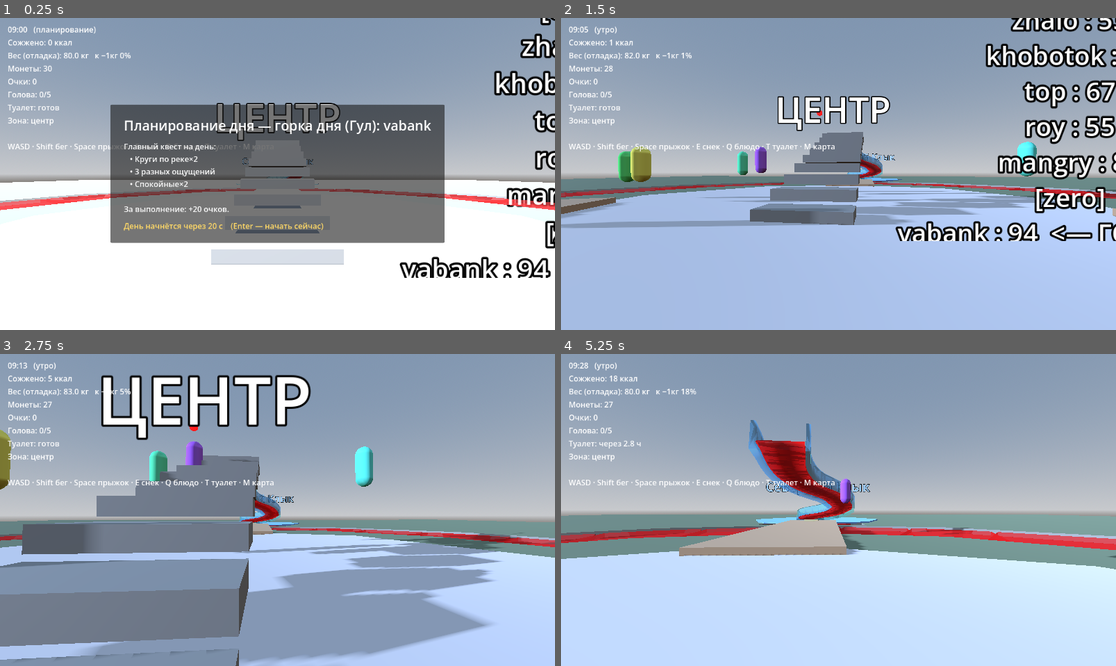
Above: before the commit, frames 1-4 (two rows, left to right).
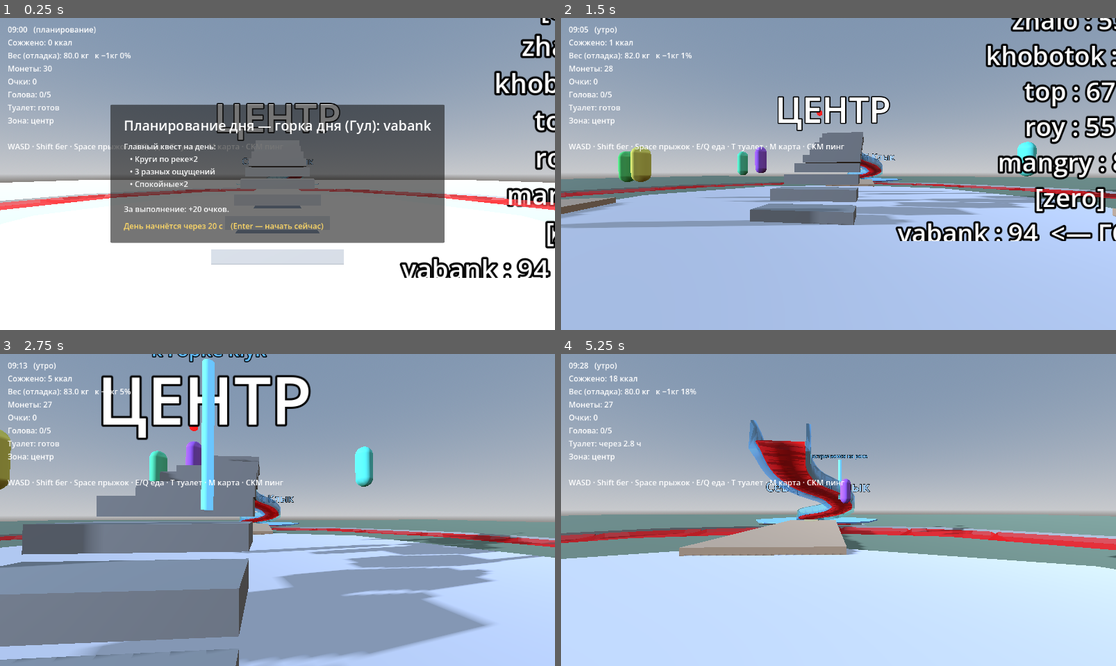
Above: after the commit, the same moments.

Repository: evangelipeep/Red-Wave
Game: Godot game, scene res://world/ParkGreybox.tscn
Same seed, same stepped clock (60 frames per second), same inputs: the game is played once before the commit and once after it. The project has no main scene, so this scene is started directly.
Inputs (mouse positions are in pixels of both pictures, inside the frame that each line leads up to):
- Up to frame 1 (0.25 s): no input
- Up to frame 2 (1.5 s): tap Enter (ui_accept) at 0.5 s; move the mouse to (960, 158) at 0.52 s; hold D (move_right) 0.53-1.28 s; hold Middle mouse button (ping, bound only after the commit) 0.53-1.28 s; click (960, 158) at 0.67 s; tap Space (jump) at 0.77 s; move the mouse to (810, 174) at 1.27 s; hold W (move_forward) from 1.28 s (still down); tap Q (eat_meal) at 1.35 s
- Up to frame 3 (2.75 s): keep holding W (move_forward); tap Space (jump) at 1.52 s; tap Middle mouse button (ping, bound only after the commit) at 1.55, 2.3 s; move the mouse to (288, 503) at 2.02 s; hold E (eat_snack) from 2.03 s (still down)
- Up to frame 4 (5.25 s): keep holding W (move_forward); move the mouse to (832, 516) at 2.77 s; release E (eat_snack) at 2.78 s; tap Shift (sprint) at 2.85 s; tap Space (jump) at 3.02, 3.77, 4.52 s; tap Middle mouse button (ping, bound only after the commit) at 3.05, 3.8, 4.35 s; move the mouse to (877, 513) at 3.52 s; hold T (toilet) 3.53-4.28 s; move the mouse to (794, 506) at 4.27 s; move the mouse to (844, 510) at 5.02 s; hold Middle mouse button (ping, bound only after the commit) from 5.03 s (still down)

The runs differ from the first frame. In frame 1, less than 0.1% of the frame differs, in the area x 25-47%, y 40-43%; in frame 2, 0.2%; in frame 3, 1.6%, in the area x 25-100%, y 0-67%; in frame 4, 0.4%.

Commit message:
feat(ping): контекстный пинг на колесо мыши с метками цветом игрока

Diff:
--- a/player/PlayerController.gd
+++ b/player/PlayerController.gd
@@ -42,6 +42,13 @@
 var _water_count: int = 0   # сколько водных зон сейчас перекрываем
 
 var _active: bool = false   # игрок управляем только во время забега (не на планировании)
+var _ping_cd: float = 0.0   # кулдаун пинга
+
+# Палитра цветов игроков для пингов/меток (MARKER_COLORS = 4).
+const PING_COLORS := [
+	Color(0.3, 0.6, 1.0), Color(1.0, 0.4, 0.3),
+	Color(0.4, 1.0, 0.5), Color(1.0, 0.85, 0.3),
+]
 
 func _ready() -> void:
 	add_to_group("player")
@@ -91,8 +98,12 @@
 		if not WeightSystem.toilet():
 			EventBus.toast.emit("Туалет недоступен — раз в 3 часа (ещё %.1f ч)"
 				% WeightSystem.toilet_ready_in_hours())
+	elif event.is_action_pressed("ping"):
+		_do_ping()
 
 func _physics_process(delta: float) -> void:
+	if _ping_cd > 0.0:
+		_ping_cd -= delta
 	if not _active:
 		return          # планирование/пауза — игрок заморожен
 	if riding:
@@ -291,6 +302,89 @@
 	_add_key("eat_meal", KEY_Q)
 	_add_key("toilet", KEY_T)
 	_add_key("map", KEY_M)
+	_add_mouse("ping", MOUSE_BUTTON_MIDDLE)
+
+func _add_mouse(action: String, button: MouseButton) -> void:
+	if not InputMap.has_action(action):
+		InputMap.add_action(action)
+	if InputMap.action_get_events(action).is_empty():
+		var ev := InputEventMouseButton.new()
+		ev.button_index = button
+		InputMap.action_add_event(action, ev)
+
+# --- Контекстный пинг (СКМ): метка в мире цветом игрока (DESIGN FROZEN). ---
+func _do_ping() -> void:
+	if _ping_cd > 0.0:
+		return
+	var from := _cam.global_position
+	var to := from - _cam.global_transform.basis.z * 60.0
+	var q := PhysicsRayQueryParameters3D.create(from, to)
+	q.exclude = [get_rid()]
+	var hit := get_world_3d().direct_space_state.intersect_ray(q)
+	if hit.is_empty():
+		return
+	_ping_cd = GameConstants.PING_CD
+	var pos: Vector3 = hit["position"]
+	var ctx := _classify_ping(pos)
+	_spawn_marker(pos, ctx)
+	EventBus.ping_made.emit(Net.local_id(), pos, ctx)
+
+func _classify_ping(pos: Vector3) -> String:
+	var nearest := _nearest_slide(pos)
+	if nearest != null and pos.distance_to(nearest.global_position) < 12.0:
+		return "к горке %s" % nearest.slide_id
+	var r := Vector2(pos.x, pos.z).length()
+	if r > 16.0 and r < 27.0:
+		return "встречаемся на реке"
+	return "сюда"
+
+func _nearest_slide(pos: Vector3) -> SlideRail:
+	var best: SlideRail = null
+	var bd := 1e9
+	for s in get_tree().get_nodes_in_group("slide"):
+		var sr := s as SlideRail
+		if sr == null:
+			continue
+		var d := pos.distance_to(sr.global_position)
+		if d < bd:
+			bd = d
+			best = sr
+	return best
+
+func _spawn_marker(pos: Vector3, ctx: String) -> void:
+	var host := get_tree().current_scene
+	if host == null:
+		return
+	var col: Color = PING_COLORS[(Net.local_id() - 1) % PING_COLORS.size()]
+	var root := Node3D.new()
+	host.add_child(root)
+	root.global_position = pos
+
+	var beam := MeshInstance3D.new()
+	var cyl := CylinderMesh.new()
+	cyl.top_radius = 0.12
+	cyl.bottom_radius = 0.12
+	cyl.height = 3.0
+	beam.mesh = cyl
+	var mat := StandardMaterial3D.new()
+	mat.albedo_color = col
+	mat.emission_enabled = true
+	mat.emission = col
+	beam.material_override = mat
+	beam.position = Vector3(0, 1.5, 0)
+	root.add_child(beam)
+
+	var label := Label3D.new()
+	label.text = ctx
+	label.billboard = BaseMaterial3D.BILLBOARD_ENABLED
+	label.font_size = 40
+	label.pixel_size = 0.01
+	label.outline_size = 8
+	label.modulate = col
+	label.position = Vector3(0, 3.3, 0)
+	root.add_child(label)
+
+	get_tree().create_timer(GameConstants.PING_LIFE).timeout.connect(root.queue_free)
 
 func _add_key(action: String, keycode: Key) -> void:
 	if not InputMap.has_action(action):
--- a/ui/HUD.gd
+++ b/ui/HUD.gd
@@ -20,7 +20,7 @@
 
 func _ready() -> void:
 	_toast.text = ""
-	_hint.text = "WASD · Shift бег · Space прыжок · E снек · Q блюдо · T туалет · M карта"
+	_hint.text = "WASD · Shift бег · Space прыжок · E/Q еда · T туалет · M карта · СКМ пинг"
 	EventBus.toast.connect(_on_toast)
 	EventBus.queue_update.connect(_on_queue)
 
